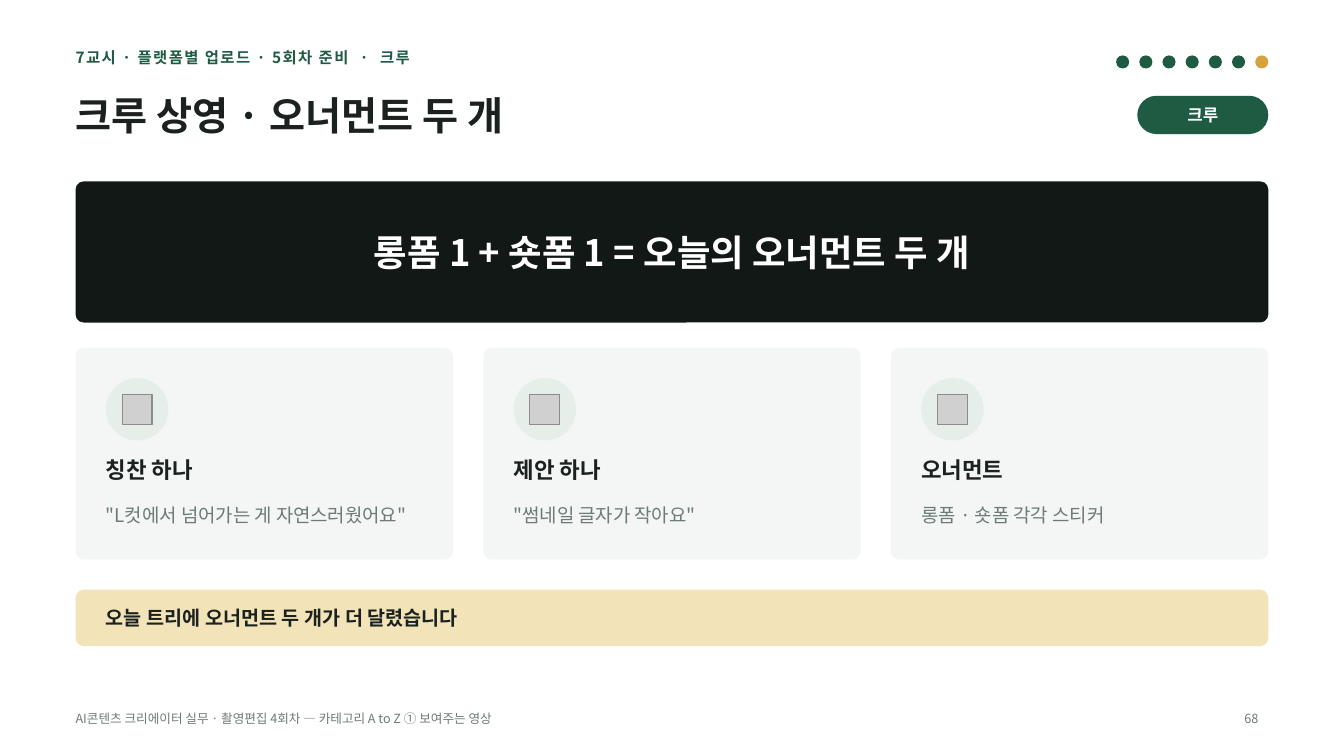
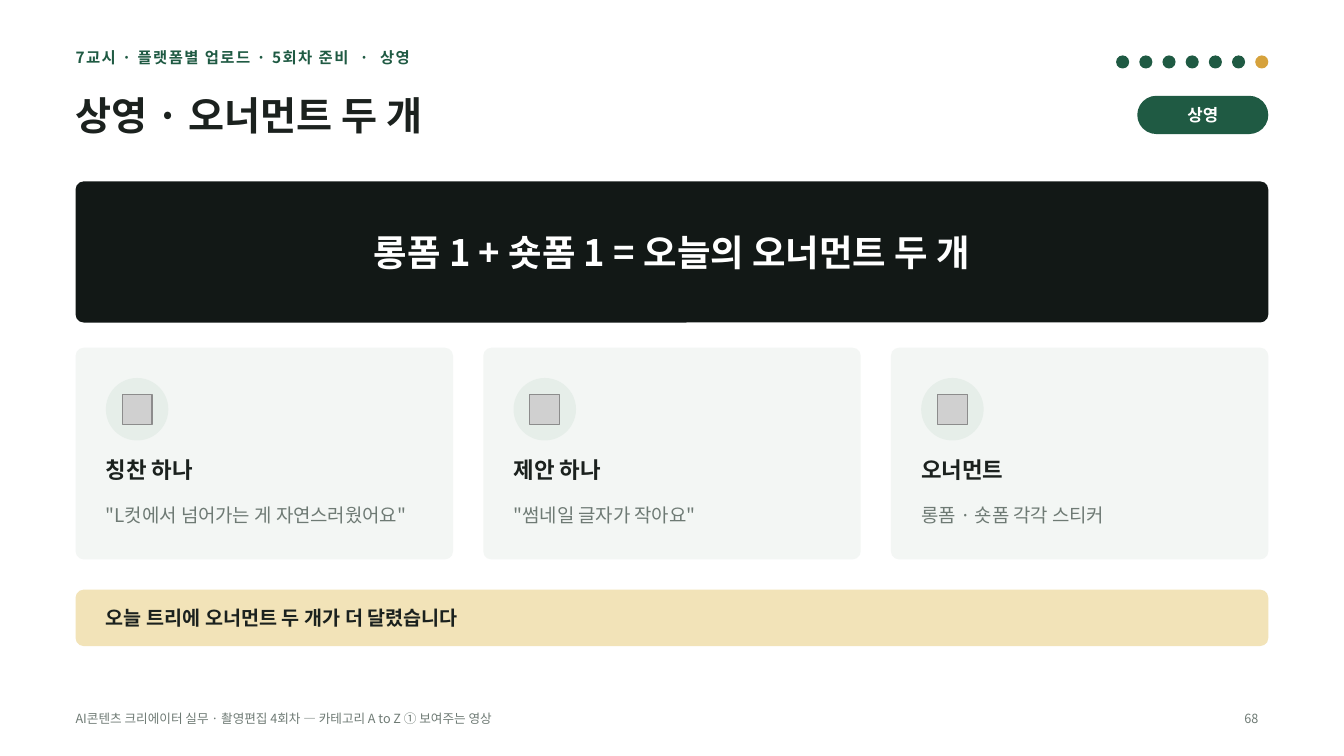
Before and after one commit to yujida/MARUBIT, a slide deck: slide 68 of lectures/04/4회차_카테고리AtoZ_보여주는영상_슬라이드.pptx. Drawn at 1344x756 pixels with LibreOffice and Linux fonts; fonts in the diff are those of the drawing; grey boxes stand for pictures. Boxes give left, top, right and bottom in pixels: in the first picture for what was removed or moved away, otherwise in the second. Text is boxed around its words. In the diff, an @@ line names an element or a change of style, - is before the commit and + after.

```diff
--- a/lectures/04/4회차_카테고리AtoZ_보여주는영상_슬라이드.pptx
+++ b/lectures/04/4회차_카테고리AtoZ_보여주는영상_슬라이드.pptx
@@ text at [76, 50, 410, 65]: text changed @@
-7교시 · 플랫폼별 업로드 · 5회차 준비 · 크루
+7교시 · 플랫폼별 업로드 · 5회차 준비 · 상영
@@ title at [76, 97, 422, 134]: text changed @@
-크루 상영 · 오너먼트 두 개
+상영 · 오너먼트 두 개
@@ text at [1187, 107, 1218, 123]: text changed @@
-크루
+상영
```
Also in this commit, not shown: 23 other slides changed, 4 other files.
